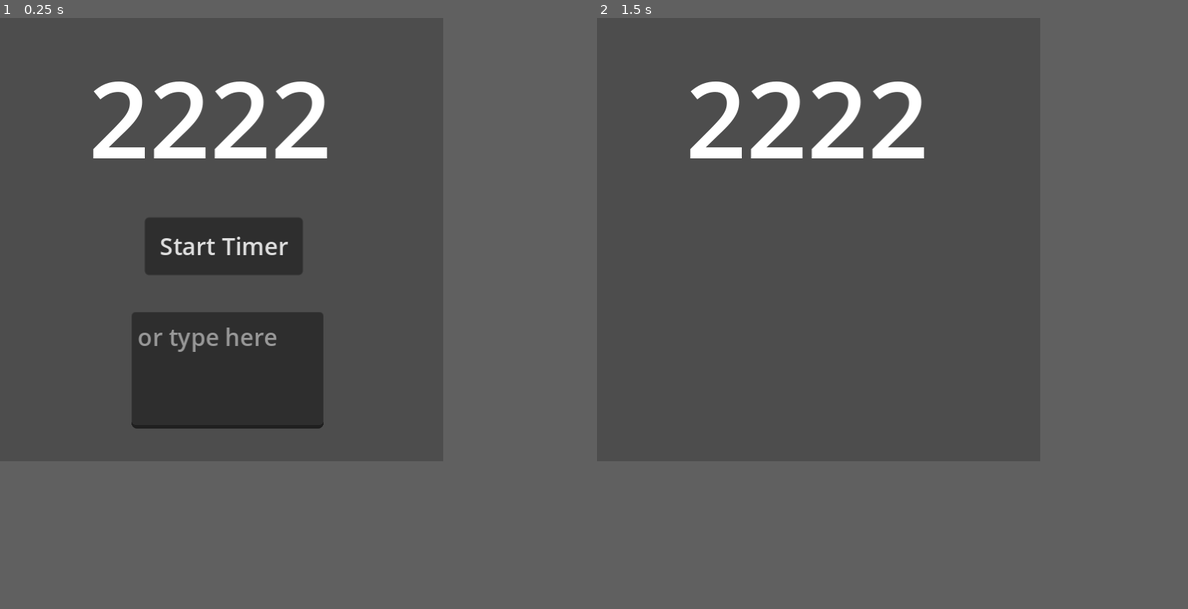
Above: before the commit, frames 1-2 (left to right).
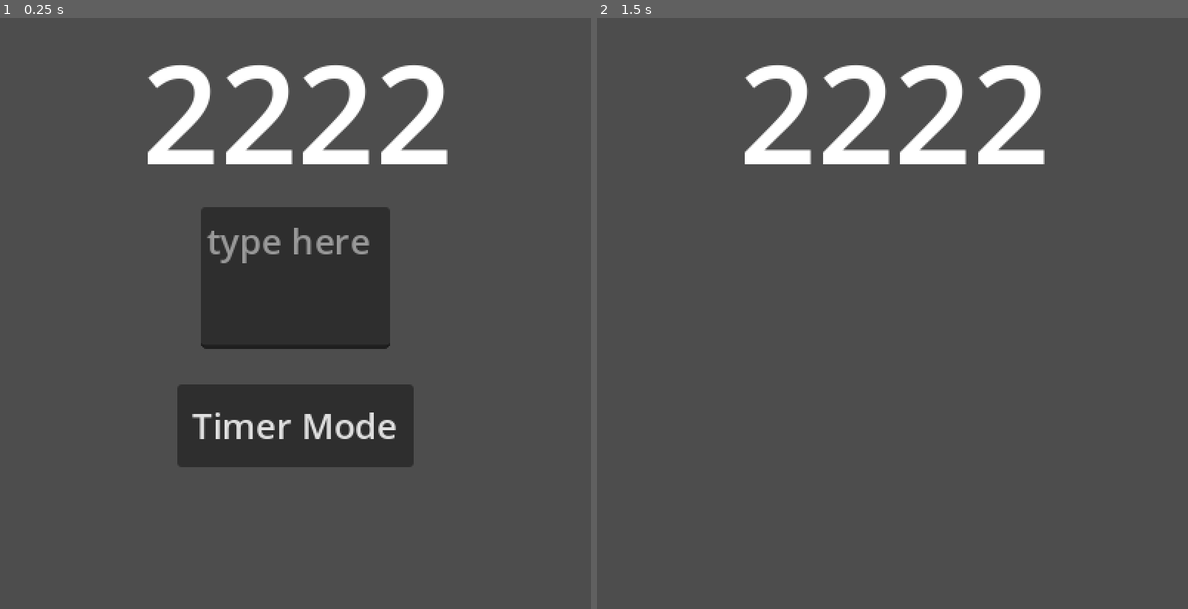
Above: after the commit, the same moments.

Repository: TrebbleBiscuit/2222
Game: Godot game, scene res://2222_scene.tscn
Two runs of this game, one before a commit and one after it. Both use one fixed random seed, a clock stepped at 60 frames per second and the inputs below.
Inputs:
- Up to frame 1 (0.25 s): no input
- Up to frame 2 (1.5 s): click "Start Timer" (after the commit: "Timer Mode") at 0.5 s; tap Enter at 1.25 s
In our replay, the window is 600x600 before the commit and 800x800 after it. These sizes can differ from the game's own. Grey fills any space a smaller window leaves; there, only what the larger window draws over its background counts as a difference.

The runs differ from the first frame. In frame 1, 17% of the frame differs, in the area x 15-76%, y 8-76%; in frame 2, 4.3%.
Error in both runs: Cannot call method 'get_as_text' on a null value. (res://2222_scene.gd:18)

Commit message:
400x400 for huge screens

Diff:
--- a/godot/2222_scene.gd
+++ b/godot/2222_scene.gd
@@ -1,4 +1,4 @@
-extends Node2D
+extends Control
 
 @onready var label: Label = $Label
 @onready var go_button: Button = $GoButton
@@ -32,7 +32,6 @@
 	if go_button.visible:
 		go_button.visible = false
 		label.text = all_words[word_index]
-		text_edit.placeholder_text = "type here"
 
 func _on_next_word_timer_timeout() -> void:
 	next_word()
--- a/godot/2222_scene.tscn
+++ b/godot/2222_scene.tscn
@@ -3,19 +3,29 @@
 [ext_resource type="Script" path="res://2222_scene.gd" id="1_8h2ih"]
 
 [sub_resource type="LabelSettings" id="LabelSettings_qky4o"]
-font_size = 72
+font_size = 92
 
 [sub_resource type="LabelSettings" id="LabelSettings_fsyqq"]
+font_size = 20
 font_color = Color(0.627451, 0.627451, 0.627451, 1)
 
-[node name="2222Scene" type="Node2D"]
+[node name="2222Scene" type="Control"]
+layout_mode = 3
+anchors_preset = 5
+anchor_left = 0.5
+anchor_right = 0.5
+grow_horizontal = 2
 script = ExtResource("1_8h2ih")
 
 [node name="Label" type="Label" parent="."]
-offset_left = 60.0
-offset_top = 9.0
-offset_right = 295.0
+layout_mode = 1
+anchors_preset = 5
+anchor_left = 0.5
+anchor_right = 0.5
+offset_left = -104.0
+offset_right = 192.0
 offset_bottom = 126.0
+grow_horizontal = 2
 text = "2222"
 label_settings = SubResource("LabelSettings_qky4o")
 vertical_alignment = 1
@@ -24,25 +34,42 @@
 wait_time = 0.604
 
 [node name="GoButton" type="Button" parent="."]
-offset_left = 98.0
-offset_top = 135.0
-offset_right = 205.0
-offset_bottom = 174.0
-text = "Start Timer"
+layout_mode = 1
+anchors_preset = 5
+anchor_left = 0.5
+anchor_right = 0.5
+offset_left = -80.0
+offset_top = 248.0
+offset_right = 80.0
+offset_bottom = 304.0
+grow_horizontal = 2
+theme_override_font_sizes/font_size = 24
+text = "Timer Mode"
 
 [node name="TextEdit" type="TextEdit" parent="."]
-offset_left = 89.0
-offset_top = 199.0
-offset_right = 219.0
-offset_bottom = 278.0
-placeholder_text = "or type here"
+layout_mode = 1
+anchors_preset = 5
+anchor_left = 0.5
+anchor_right = 0.5
+offset_left = -64.0
+offset_top = 128.0
+offset_right = 64.0
+offset_bottom = 224.0
+grow_horizontal = 2
+theme_override_font_sizes/font_size = 24
+placeholder_text = "type here"
 
 [node name="MistakesLabel" type="Label" parent="."]
 visible = false
-offset_left = 113.0
-offset_top = 131.0
-offset_right = 187.0
-offset_bottom = 180.0
+layout_mode = 1
+anchors_preset = 5
+anchor_left = 0.5
+anchor_right = 0.5
+offset_left = -56.0
+offset_top = 224.0
+offset_right = 56.0
+offset_bottom = 283.0
+grow_horizontal = 2
 text = "Mistakes:
 1"
 label_settings = SubResource("LabelSettings_fsyqq")
--- a/godot/project.godot
+++ b/godot/project.godot
@@ -17,6 +17,7 @@
 
 [display]
 
-window/size/viewport_width=300
-window/size/viewport_height=300
-window/stretch/mode="canvas_items"
+window/size/viewport_width=400
+window/size/viewport_height=400
+window/stretch/mode="viewport"
+window/stretch/aspect="expand"
Not shown, changed: godot/README.md
